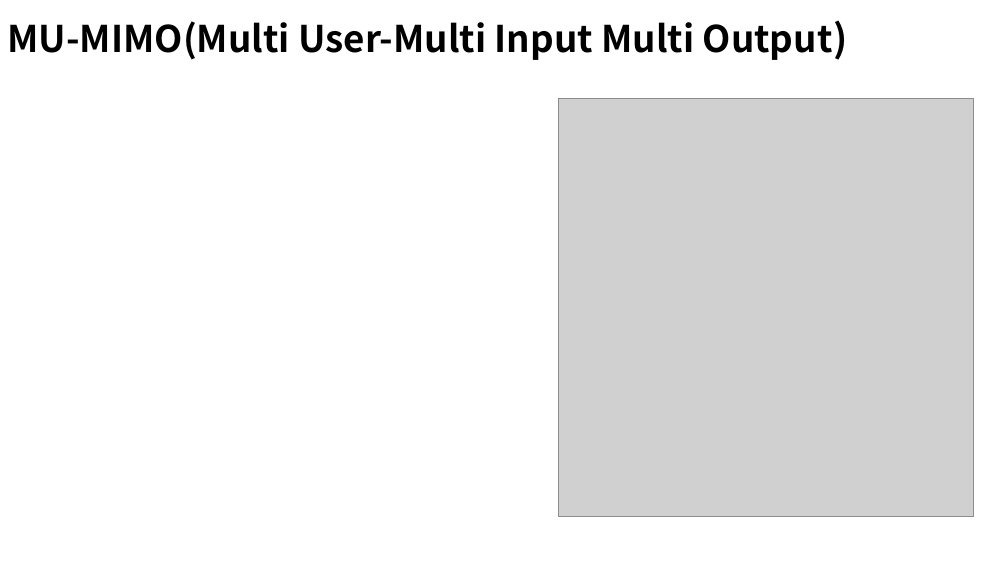
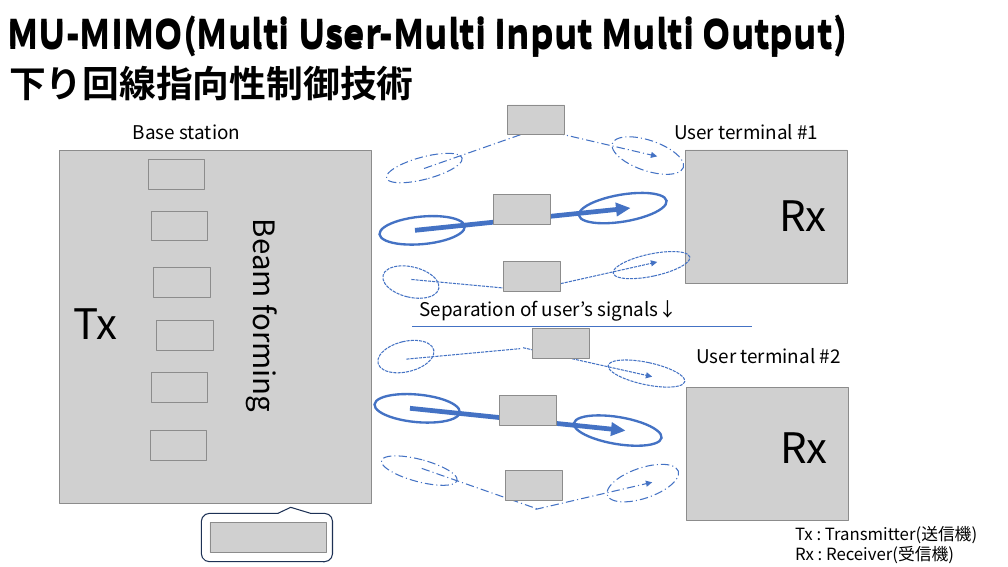
Before and after one commit to ryoww/seminar, a slide deck: slide 16 of MIMO/MU-MIMO.pptx (slide 15 before the commit). Drawn at 1008x567 pixels with LibreOffice and Linux fonts; fonts in the diff are those of the drawing; grey boxes stand for pictures. Boxes give left, top, right and bottom in pixels: in the first picture for what was removed or moved away, otherwise in the second. Text is boxed around its words. In the diff, an @@ line names an element or a change of style, - is before the commit and + after.

```diff
--- a/MIMO/MU-MIMO.pptx
+++ b/MIMO/MU-MIMO.pptx
@@ text "MU-MIMO(Multi User-Multi Input Multi Output)": place and size @@
-text "MU-MIMO(Multi User-Multi Input Multi Output)" at [7,20,848,60]
+text "MU-MIMO(Multi User-Multi Input Multi Output)" at [7,14,848,57]
@@ text added at [0,5,1008,59], 35 pt, text #000000, bold @@
+MU-MIMO(Multi User-Multi Input Multi Output)
@@ text added at [9,65,413,101], 35 pt, text #000000, bold @@
+下り回線指向性制御技術
@@ picture added at [508,105,565,135] @@
@@ picture removed at [558,98,973,516] @@
@@ text added at [133,124,240,140], 18 pt, text #000000 @@
+Base station
@@ line added from (424, 169) to (542, 127), #4472C4 1 pt dashed @@
@@ text added at [674,124,818,140], 18 pt, text #000000 @@
+User terminal #1
@@ picture added at [59,150,371,504] @@
@@ picture added at [148,160,205,189] @@
@@ picture added at [686,150,848,284] @@
@@ picture added at [494,194,551,224] @@
@@ text added at [779,200,826,231], 40 pt, text #000000 @@
+Rx
@@ picture added at [151,211,208,240] @@
@@ text added at [245,226,288,409], 28 pt, text #000000 @@
+Beam forming
@@ picture added at [154,268,210,298] @@
@@ picture added at [504,262,561,292] @@
@@ group added at [378,129,692,303]: 6 ellipses, 3 arrows, 1 line @@
@@ text added at [420,296,678,321], 18 pt, text #000000 @@
+Separation of user’s signals↓
@@ text added at [74,308,118,339], 40 pt, text #000000 @@
+Tx
@@ picture added at [157,321,213,350] @@
@@ line added from (412, 326) to (752, 326), #4472C4 0.5 pt @@
@@ picture added at [532,329,589,358] @@
@@ text added at [696,348,841,364], 18 pt, text #000000 @@
+User terminal #2
@@ picture added at [151,373,208,402] @@
@@ picture added at [687,387,848,521] @@
@@ picture added at [500,395,557,425] @@
@@ picture added at [150,431,207,461] @@
@@ text added at [780,432,827,463], 40 pt, text #000000 @@
+Rx
@@ group added at [374,336,688,510]: 6 ellipses, 3 arrows, 2 lines @@
@@ picture added at [505,471,562,501] @@
@@ rounded speech box added at [201,513,333,562], outline #1E3256 1 pt @@
@@ picture added at [210,523,327,553] @@
@@ text added at [795,526,977,563], 16 pt, text #000000 @@
+Tx : Transmitter(送信機)
+Rx : Receiver(受信機)
```
Also in this commit, not shown: 2 other slides changed, 5 slides added, 1 slide removed, 7 other files.
